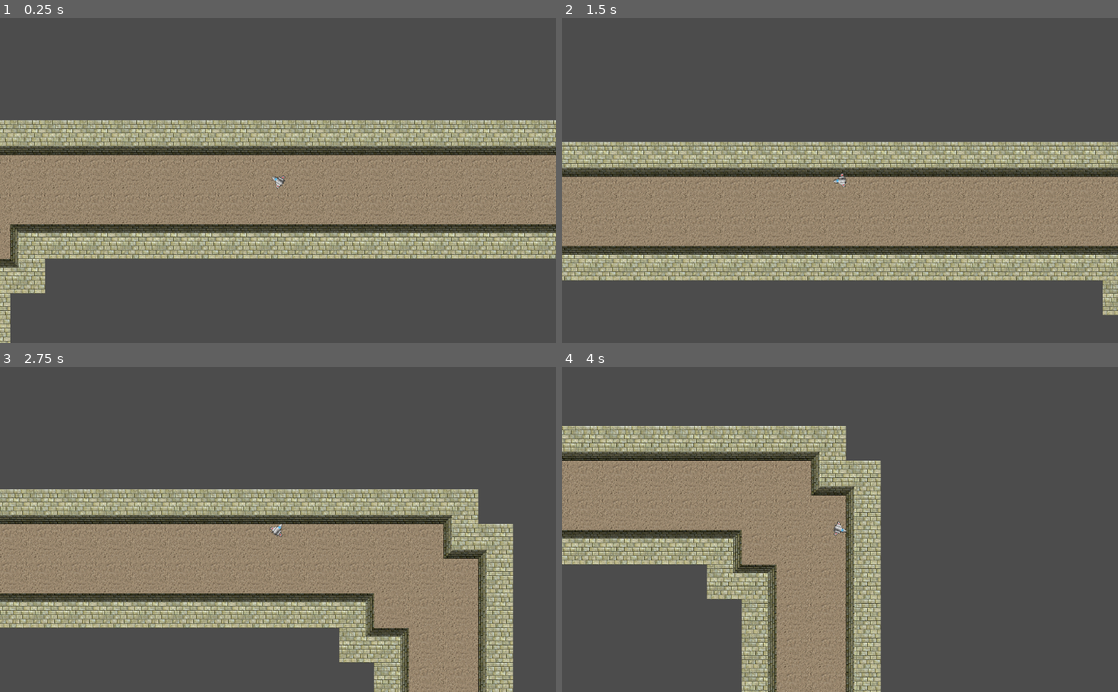
Above: before the commit, frames 1-4 (two rows, left to right).
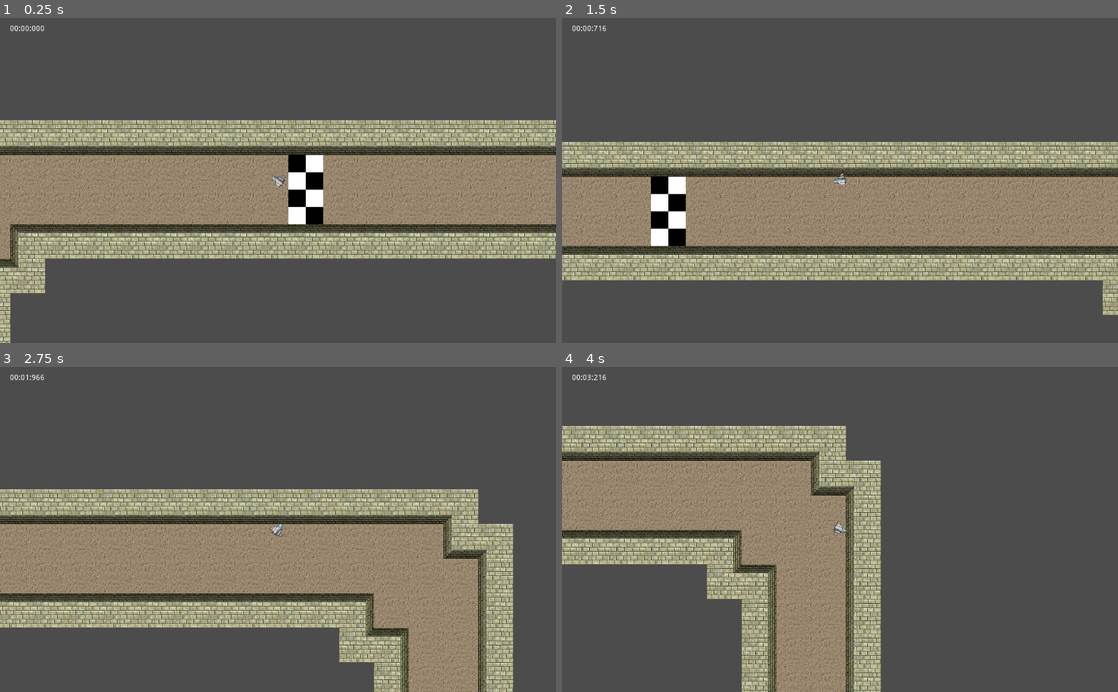
Above: after the commit, the same moments.

Repository: jakemeinershagen/canyon-run
Game: Godot game, scene res://src/Levels/level.tscn
Same seed, same stepped clock (60 frames per second), same inputs: the game is played once before the commit and once after it.
Inputs (mouse positions are in pixels of both pictures, inside the frame that each line leads up to):
- Up to frame 1 (0.25 s): no input
- Up to frame 2 (1.5 s): tap Enter at 0.5 s; move the mouse to (962, 164) at 0.52 s; press the mouse at (962, 164) at 0.53 s; move the mouse to (728, 196) at 1.27 s; release the mouse at (728, 196) at 1.28 s; click (728, 196) at 1.35 s
- Up to frame 3 (2.75 s): move the mouse to (333, 458) at 2.02 s; press the mouse at (333, 458) at 2.03 s
- Up to frame 4 (4 s): move the mouse to (812, 594) at 2.77 s; release the mouse at (812, 594) at 2.78 s; click (812, 594) at 2.85 s; move the mouse to (1006, 578) at 3.52 s; press the mouse at (1006, 578) at 3.53 s

The runs differ from the first frame. In frame 1, 1.4% of the frame differs, in the area x 1-59%, y 2-64%; in frame 2, 1.4%, in the area x 1-23%, y 2-71%; in frame 3, less than 0.1%; in frame 4, less than 0.1%.

Commit message:
added finishline, stopwatch, and lap logic

Diff:
--- /dev/null
+++ b/src/Levels/lap_tracker.gd
@@ -0,0 +1,9 @@
+extends Area2D
+
+signal lap_triggered
+
+
+
+func _on_LapTracker_body_entered(body: Node) -> void:
+	if body.global_position.x < position.x:
+		emit_signal("lap_triggered")
--- /dev/null
+++ b/src/Levels/level.gd
@@ -0,0 +1,22 @@
+extends Node2D
+
+
+export var numOfLaps = 2
+onready var currLap = 0
+onready var raceRunning = false
+
+
+func get_race_running():
+	return raceRunning
+
+
+func _on_LapTracker_lap_triggered() -> void:
+	print(raceRunning, currLap)
+	if raceRunning == false:
+		raceRunning = true
+		currLap += 1
+	elif raceRunning and currLap < numOfLaps:
+		currLap += 1
+	elif raceRunning and currLap == numOfLaps:
+		raceRunning = false
+	print(raceRunning, currLap)
--- a/src/Levels/level.tscn
+++ b/src/Levels/level.tscn
@@ -1,8 +1,13 @@
-[gd_scene load_steps=17 format=2]
+[gd_scene load_steps=23 format=2]
 
 [ext_resource path="res://src/Entities/player.tscn" type="PackedScene" id=1]
 [ext_resource path="res://Assets/Images/Floor - Dirt 1 64x64.png" type="Texture" id=2]
 [ext_resource path="res://Assets/Images/Wall - Brick 2 64x64.png" type="Texture" id=3]
+[ext_resource path="res://src/Levels/stopwatch.gd" type="Script" id=4]
+[ext_resource path="res://Assets/Images/finishline.png" type="Texture" id=5]
+[ext_resource path="res://src/Levels/stopwatch_label.gd" type="Script" id=6]
+[ext_resource path="res://src/Levels/level.gd" type="Script" id=7]
+[ext_resource path="res://src/Levels/lap_tracker.gd" type="Script" id=8]
 
 [sub_resource type="ConvexPolygonShape2D" id=4]
 points = PoolVector2Array( 0, 0, 64, 0, 64, 64, 0, 64 )
@@ -307,15 +312,60 @@
 "shape_transform": Transform2D( 1, 0, 0, 1, 0, 0 )
 } ]
 12/z_index = 0
+13/name = "finishline.png 13"
+13/texture = ExtResource( 5 )
+13/tex_offset = Vector2( 0, 0 )
+13/modulate = Color( 1, 1, 1, 1 )
+13/region = Rect2( 0, 0, 64, 64 )
+13/tile_mode = 0
+13/occluder_offset = Vector2( 0, 0 )
+13/navigation_offset = Vector2( 0, 0 )
+13/shape_offset = Vector2( 0, 0 )
+13/shape_transform = Transform2D( 1, 0, 0, 1, 0, 0 )
+13/shape_one_way = false
+13/shape_one_way_margin = 0.0
+13/shapes = [  ]
+13/z_index = 0
+
+[sub_resource type="RectangleShape2D" id=15]
 
 [node name="Level" type="Node2D"]
+script = ExtResource( 7 )
 
 [node name="TileMap" type="TileMap" parent="."]
 tile_set = SubResource( 1 )
 collision_layer = 2
 format = 1
-tile_data = PoolIntArray( -10, 6, 0, -9, 4, 0, -8, 4, 0, -7, …(435 unchanged characters)… , 65534, 0, 0, 65535, 0, 0, 0, 0, 0, 1, 0, 0, 2, 0, 0, 3, 0, 0, 4, 0, 0, 5, 0, 0, 6, 0, 0, 7, 0, 0, 8, 0, 0, 9, 0, 0, 10, 0, 0, 11, 0, 0, 12, 0, 0, 13, 0, 0, 14, 0, 0, 15, 0, 0, 16, 0, 0, 17, 12, 0, 18, 5, 0, 131061, 3, 0, 131062, 0, 0, 131063, 0, 0, 131064, 0, 0, 131065, 0, 0, 131066, 0, 0, 131067, 0, 0, 131068, 0, 0, 131069, 0, 0, 131070, 0, 0, 131071, 0, 0, 65536, 0, 0, 65537, 0, 0, 65538, 0, 0, 65539, 0, 0, 65540, 0, …(3480 unchanged characters)…
+tile_data = PoolIntArray( -10, 6, 0, -9, 4, 0, -8, 4, 0, -7, …(435 unchanged characters)… , 65534, 0, 0, 65535, 0, 0, 0, 0, 0, 1, 13, 0, 2, 0, 0, 3, 0, 0, 4, 0, 0, 5, 0, 0, 6, 0, 0, 7, 0, 0, 8, 0, 0, 9, 0, 0, 10, 0, 0, 11, 0, 0, 12, 0, 0, 13, 0, 0, 14, 0, 0, 15, 0, 0, 16, 0, 0, 17, 12, 0, 18, 5, 0, 131061, 3, 0, 131062, 0, 0, 131063, 0, 0, 131064, 0, 0, 131065, 0, 0, 131066, 0, 0, 131067, 0, 0, 131068, 0, 0, 131069, 0, 0, 131070, 0, 0, 131071, 0, 0, 65536, 0, 0, 65537, 13, 0, 65538, 0, 0, 65539, 0, 0, 65540, 0, …(3480 unchanged characters)…
 
 [node name="Player" parent="." instance=ExtResource( 1 )]
 position = Vector2( 45, 47 )
 collision_mask = 2
+
+[node name="CanvasLayer" type="CanvasLayer" parent="."]
+
+[node name="UI" type="Control" parent="CanvasLayer"]
+anchor_right = 1.0
+anchor_bottom = 1.0
+
+[node name="StopwatchLabel" type="Label" parent="CanvasLayer/UI"]
+margin_left = 18.0
+margin_top = 13.0
+margin_right = 218.0
+margin_bottom = 27.0
+script = ExtResource( 6 )
+
+[node name="Stopwatch" type="Node" parent="CanvasLayer/UI/StopwatchLabel"]
+script = ExtResource( 4 )
+
+[node name="LapTracker" type="Area2D" parent="."]
+position = Vector2( 97, 63 )
+collision_layer = 0
+script = ExtResource( 8 )
+
+[node name="CollisionShape2D" type="CollisionShape2D" parent="LapTracker"]
+scale = Vector2( 1, 9.52 )
+shape = SubResource( 15 )
+
+[connection signal="body_entered" from="LapTracker" to="LapTracker" method="_on_LapTracker_body_entered"]
+[connection signal="lap_triggered" from="LapTracker" to="." method="_on_LapTracker_lap_triggered"]
--- /dev/null
+++ b/src/Levels/stopwatch.gd
@@ -0,0 +1,28 @@
+extends Node
+
+onready var timeElapsed: float = 0.00
+var isRunning: bool = false
+
+
+func _process(delta: float) -> void:
+	if get_tree().get_root().get_node("Level").get_race_running() == true:
+		isRunning = true
+	else:
+		isRunning = false
+	if isRunning:
+		timeElapsed += delta
+
+
+func getTimeString():
+	var minutes = floor(timeElapsed / 60)
+	var seconds = int(timeElapsed) % 60
+	var milliseconds = int(timeElapsed * 1000) % 1000
+	return "%02d:%02d:%03d" % [minutes, seconds, milliseconds]
+
+
+func start():
+	isRunning = true
+
+
+func stop():
+	isRunning = false
--- /dev/null
+++ b/src/Levels/stopwatch_label.gd
@@ -0,0 +1,8 @@
+extends Label
+
+onready var stopwatch: Node = get_node("Stopwatch")
+
+
+# Called every frame. 'delta' is the elapsed time since the previous frame.
+func _process(delta: float) -> void:
+	text = stopwatch.getTimeString()
Binary file added: Assets/Images/finishline.png
Not shown, added: Assets/Images/finishline.png.import
Not shown, changed: credits.txt
Not shown, changed: design.txt
